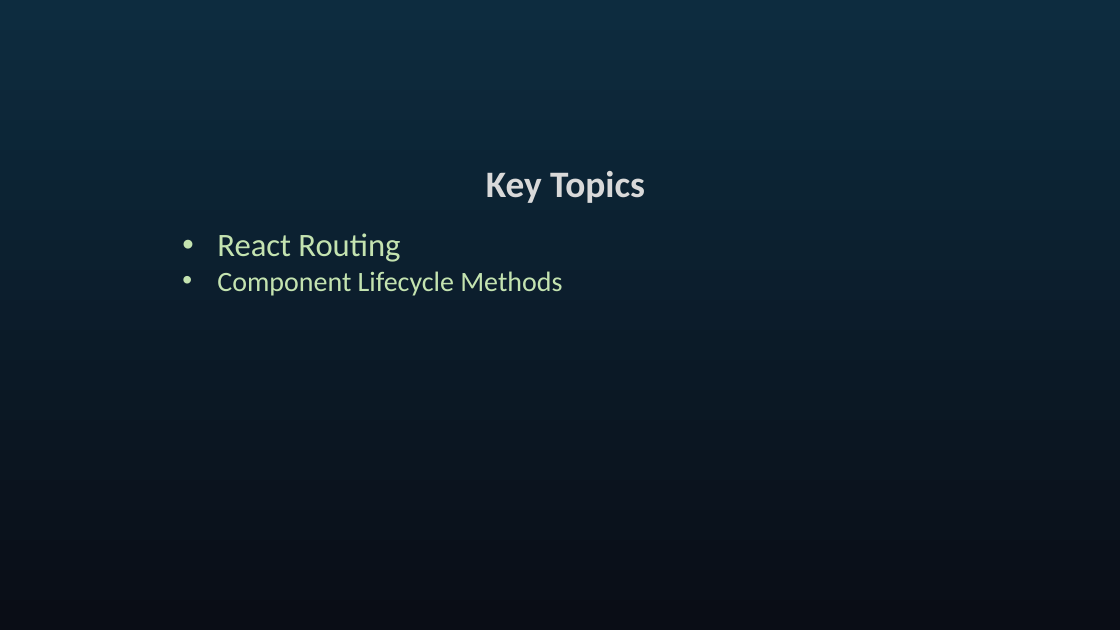
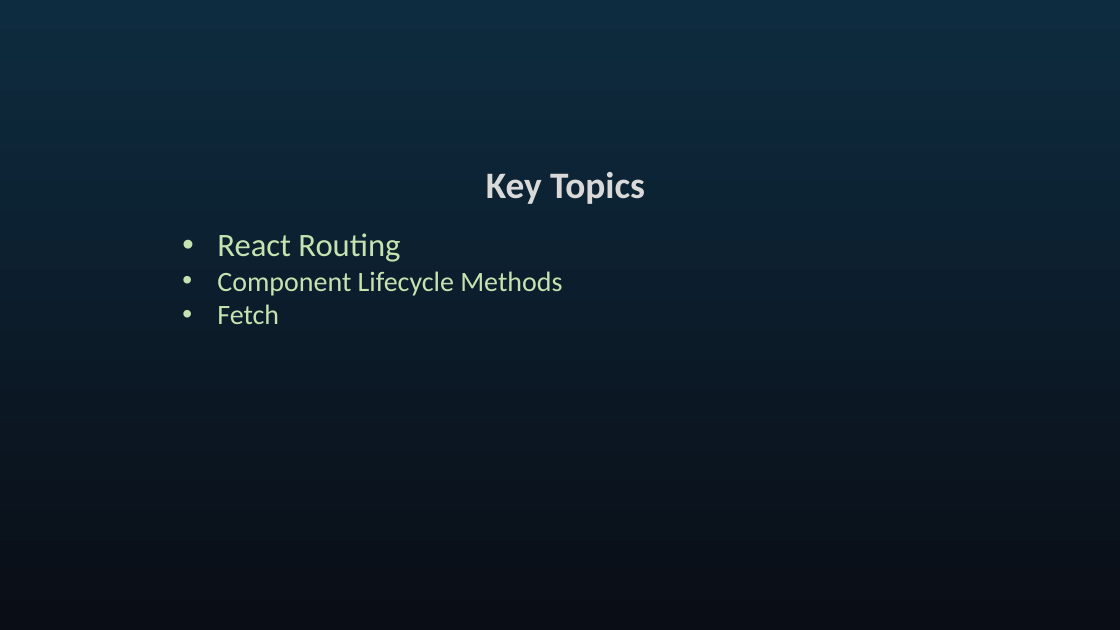
Before and after one commit to seblechernet/PowerPoint-Decks, a slide deck: slide 5 of 04 React Routing, Component Lifecycle Methods.pptx (slide 4 before the commit). Drawn at 1120x630 pixels with LibreOffice and Linux fonts; fonts in the diff are those of the drawing. Boxes give left, top, right and bottom in pixels: in the first picture for what was removed or moved away, otherwise in the second. Text is boxed around its words. In the diff, an @@ line names an element or a change of style, - is before the commit and + after.

```diff
--- a/04 React Routing, Component Lifecycle Methods.pptx
+++ b/04 React Routing, Component Lifecycle Methods.pptx
@@ text at (217,304,279,324): paragraph added @@
+• Fetch
```
Also in this commit, not shown: 4 other slides changed, 1 slide added.
